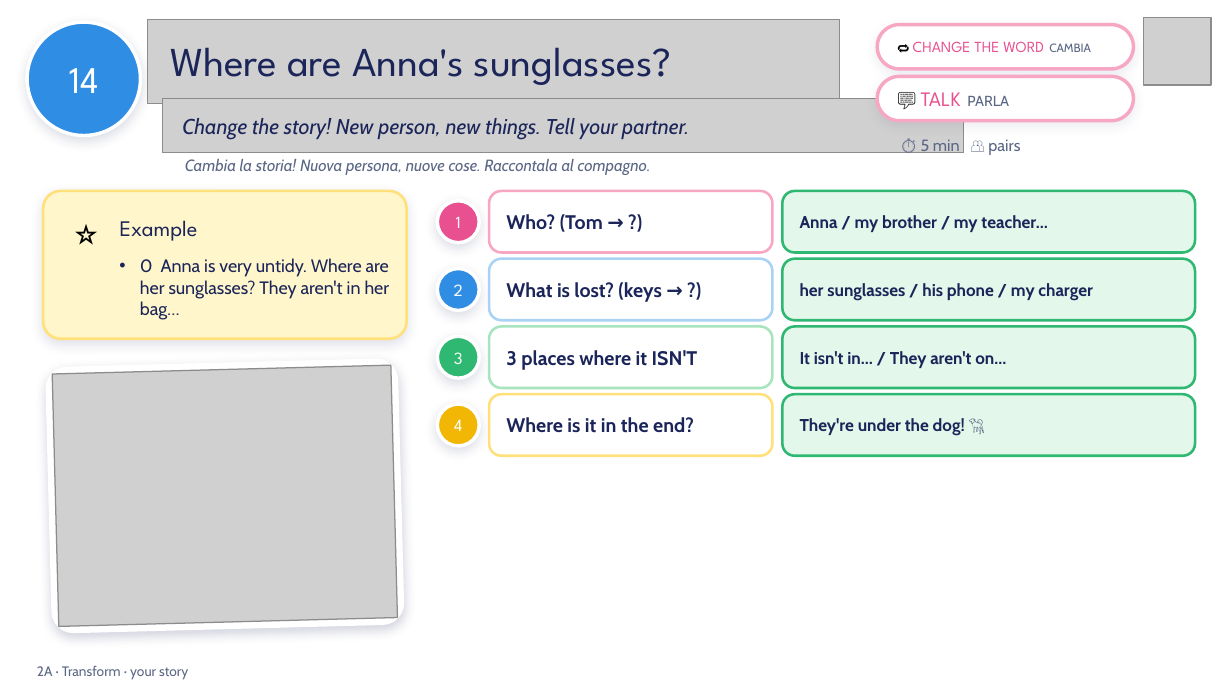
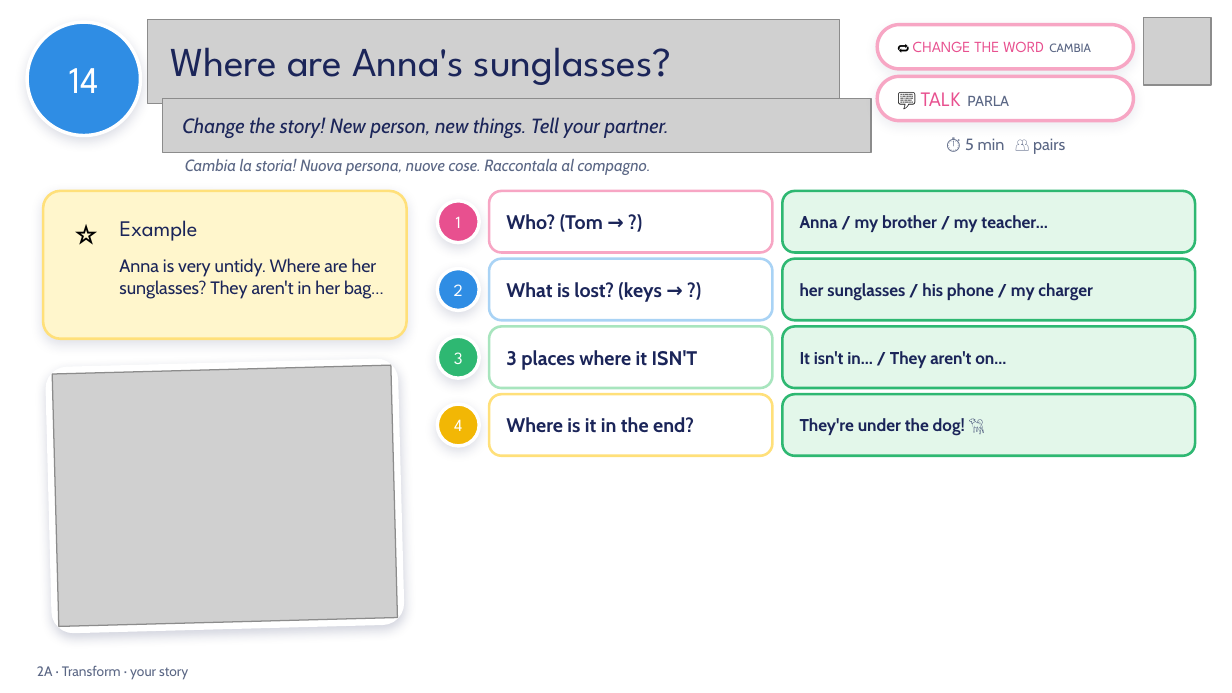
Before and after one commit to londonlanguageschool/Bagheria-, a slide deck: slide 14 of materials/EFE/EFE_2A_Tidy_or_untidy.pptx. Drawn at 1232x693 pixels with LibreOffice and Linux fonts; fonts in the diff are those of the drawing; grey boxes stand for pictures; background and template pictures are left out. Boxes give left, top, right and bottom in pixels: in the first picture for what was removed or moved away, otherwise in the second. Text is boxed around its words. In the diff, an @@ line names an element or a change of style, - is before the commit and + after.

```diff
--- a/materials/EFE/EFE_2A_Tidy_or_untidy.pptx
+++ b/materials/EFE/EFE_2A_Tidy_or_untidy.pptx
@@ picture resized from (x1=163, y1=99, x2=963, y2=153) to (x1=163, y1=99, x2=871, y2=153) @@
@@ text "Change the story! New person, ..." at (x1=182, y1=117, x2=669, y2=138): size 12.5 to 12 pt @@
@@ text "⏱ 5 min 👥 pairs" moved from (x1=921, y1=139, x2=1020, y2=156) to (x1=965, y1=138, x2=1065, y2=154) @@
@@ text "⏱ 5 min 👥 pairs" at (x1=965, y1=138, x2=1065, y2=154): alignment left to centre @@
@@ text at (x1=119, y1=258, x2=384, y2=299): text changed @@
-• 0 Anna is very untidy. Where are her sunglasses? They aren't in her bag…
+Anna is very untidy. Where are her sunglasses? They aren't in her bag…
```
Also in this commit, not shown: 16 other slides changed, 1 other file.
